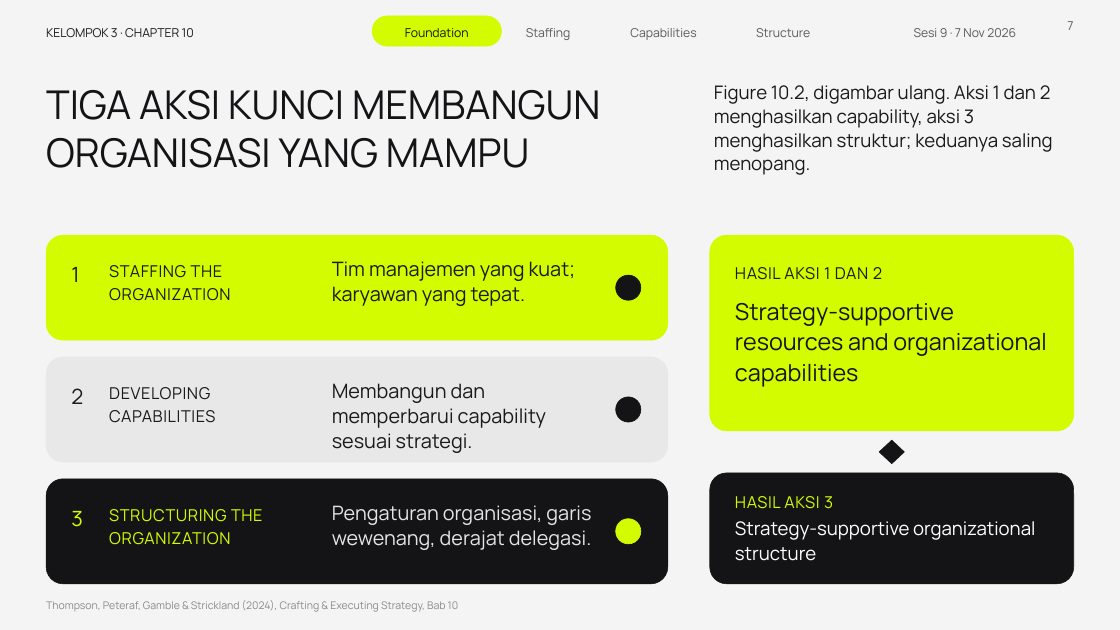
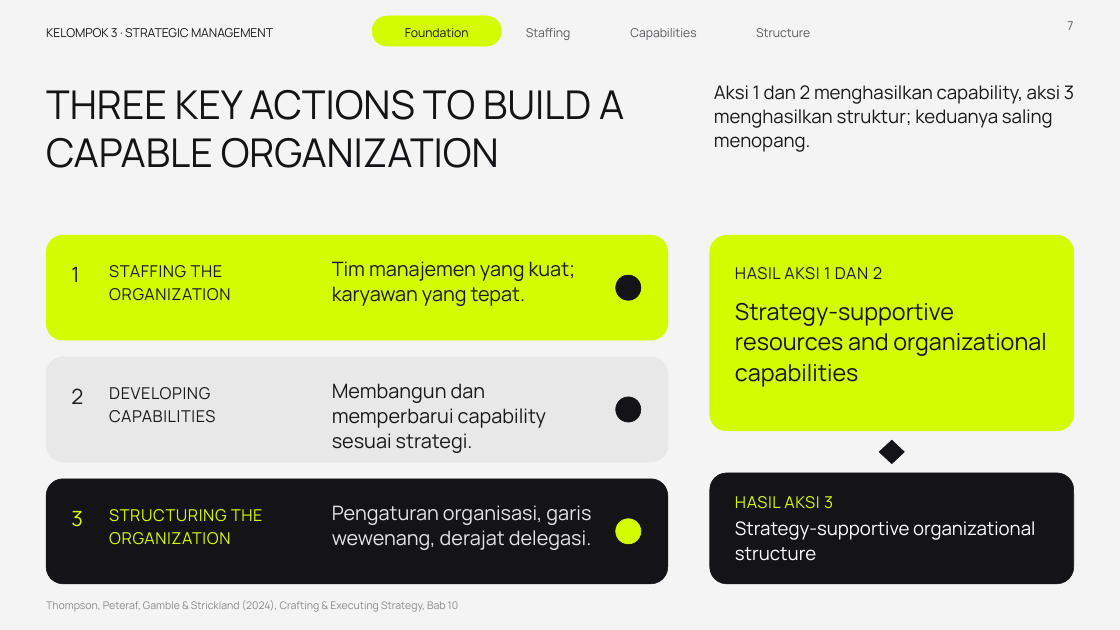
Before and after one commit to aslihabnuri/Dom-Manipulation, a slide deck: slide 7 of presentasi_ch10_kelompok3/SMJKT_Group 3_Aslih_Chapter 10 Strategy Execution.pptx. Drawn at 1120x630 pixels with LibreOffice and Linux fonts; fonts in the diff are those of the drawing; background and template pictures are left out. Boxes give left, top, right and bottom in pixels: in the first picture for what was removed or moved away, otherwise in the second. Text is boxed around its words. In the diff, an @@ line names an element or a change of style, - is before the commit and + after.

```diff
--- a/presentasi_ch10_kelompok3/SMJKT_Group 3_Aslih_Chapter 10 Strategy Execution.pptx
+++ b/presentasi_ch10_kelompok3/SMJKT_Group 3_Aslih_Chapter 10 Strategy Execution.pptx
@@ text at box(46, 28, 273, 37): text changed @@
-KELOMPOK 3 · CHAPTER 10
+KELOMPOK 3 · STRATEGIC MANAGEMENT
@@ text removed at box(914, 28, 1016, 37) @@
-Sesi 9 · 7 Nov 2026
@@ text at box(714, 85, 1074, 152): text changed @@
-Figure 10.2, digambar ulang. Aksi 1 dan 2 menghasilkan capability, aksi 3 menghasilkan struktur; keduanya saling menopang.
+Aksi 1 dan 2 menghasilkan capability, aksi 3 menghasilkan struktur; keduanya saling menopang.
@@ text at box(46, 90, 624, 168): text changed @@
-TIGA AKSI KUNCI MEMBANGUN ORGANISASI YANG MAMPU
+THREE KEY ACTIONS TO BUILD A CAPABLE ORGANIZATION
```
Also in this commit, not shown: 14 other slides changed, 5 slides added, 5 slides removed, 1 other file.
